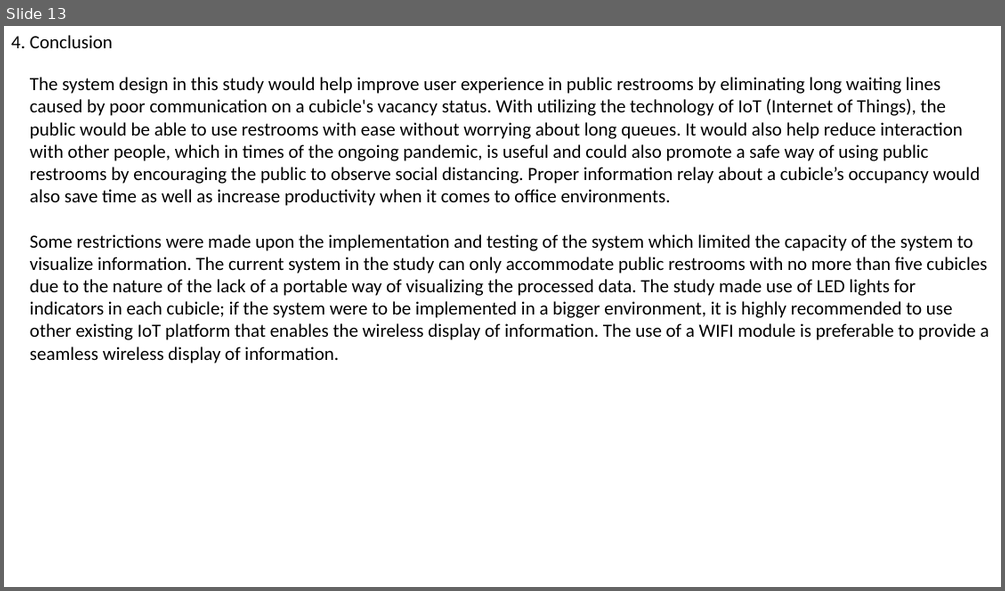
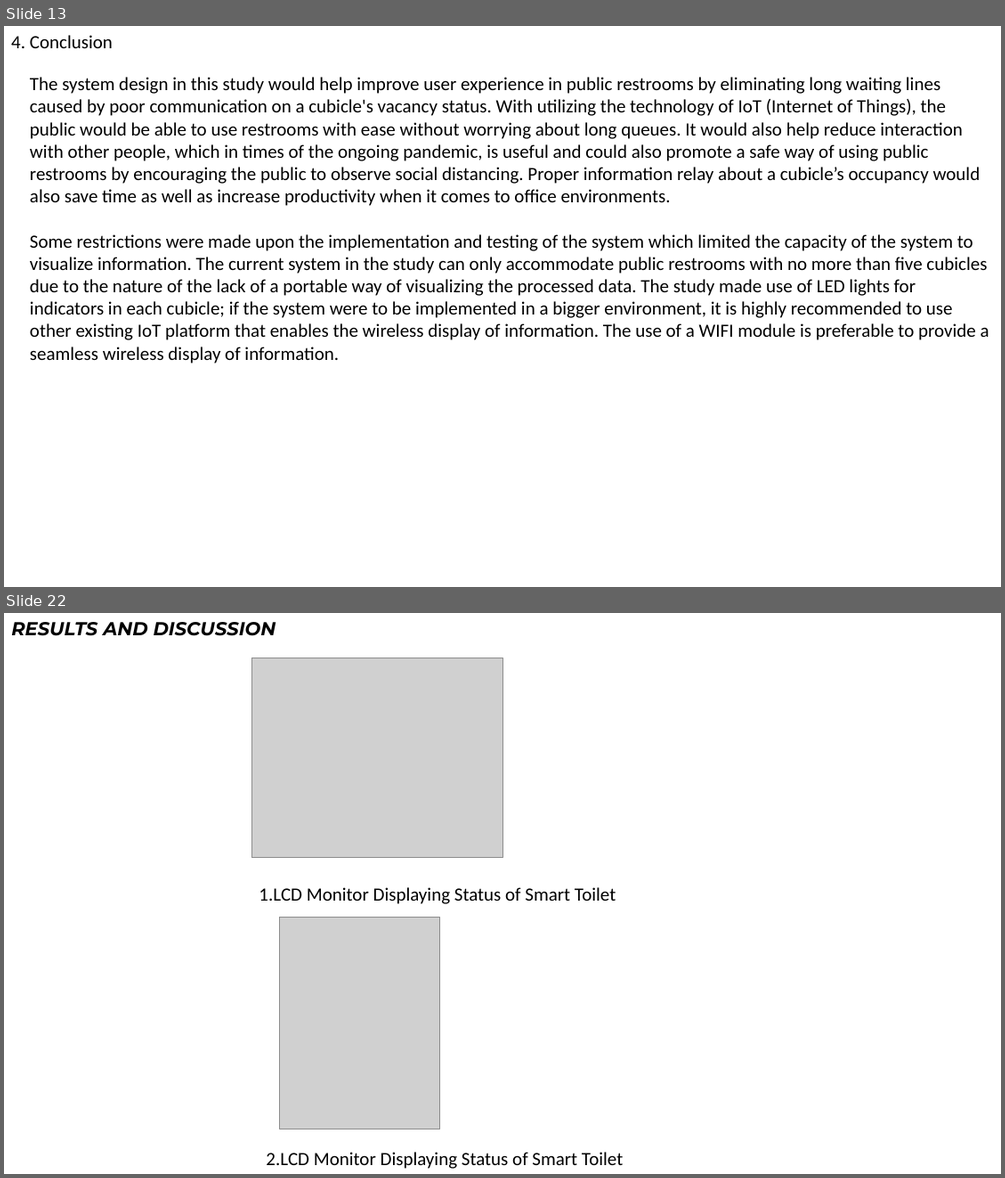
Before and after one commit to Mj454545/Mohanraj_NMIDau112421106022, a slide deck: Smart restroom.pptx. Shown one above the other, each under a label of ours: slide 13 before the commit, slides 13 and 22 after it; the slides between them are not shown. The pictures are 1005x591 and 1005x1178 pixels, drawn with LibreOffice and Linux fonts; fonts in the diff are those of the drawing; grey boxes stand for pictures. Boxes give left, top, right and bottom in pixels: in the first picture for what was removed or moved away, otherwise in the second. Text is boxed around its words. In the diff, an @@ line names an element or a change of style, - is before the commit and + after.

```diff
--- a/Smart restroom.pptx
+++ b/Smart restroom.pptx
@@ slide 22 added at box(4, 613, 1001, 1174), background #FFFFFF @@
@@ text added at box(11, 622, 276, 636), 18 pt, text #000000, bold, italic @@
+RESULTS AND DISCUSSION
@@ picture added at box(251, 657, 502, 858) @@
@@ text added at box(259, 887, 615, 904), 18 pt, text #000000 @@
+1.LCD Monitor Displaying Status of Smart Toilet
@@ picture added at box(279, 916, 440, 1128) @@
@@ text added at box(266, 1151, 623, 1168), 18 pt, text #000000 @@
+2.LCD Monitor Displaying Status of Smart Toilet
```
Also in this commit, not shown: 10 other slides added.
